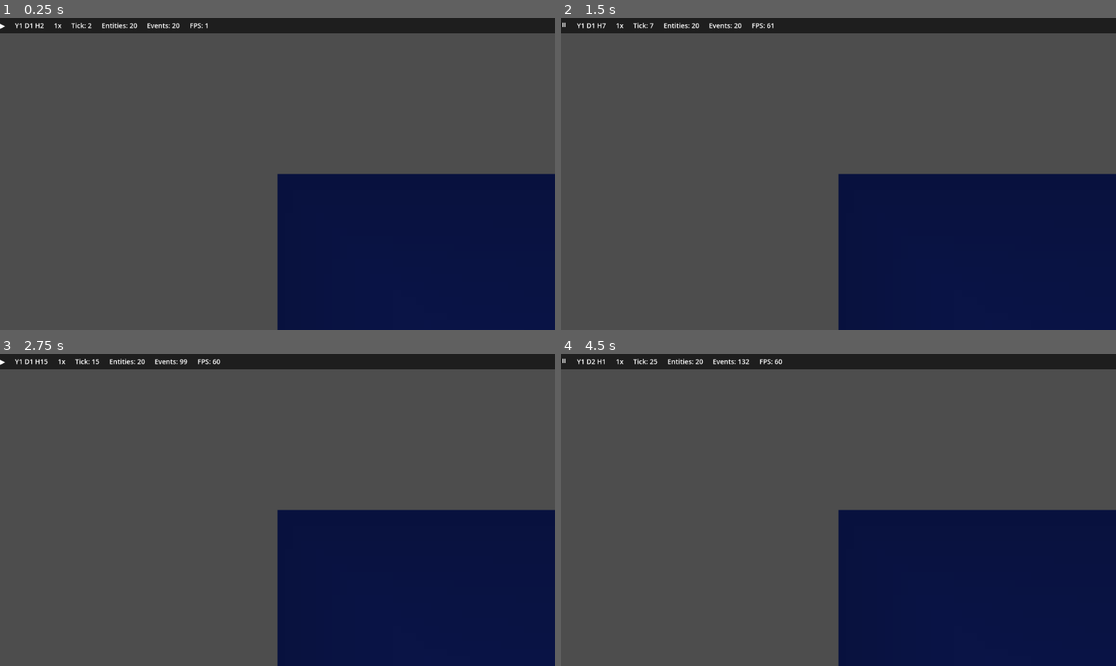
Above: before the commit, frames 1-4 (two rows, left to right).
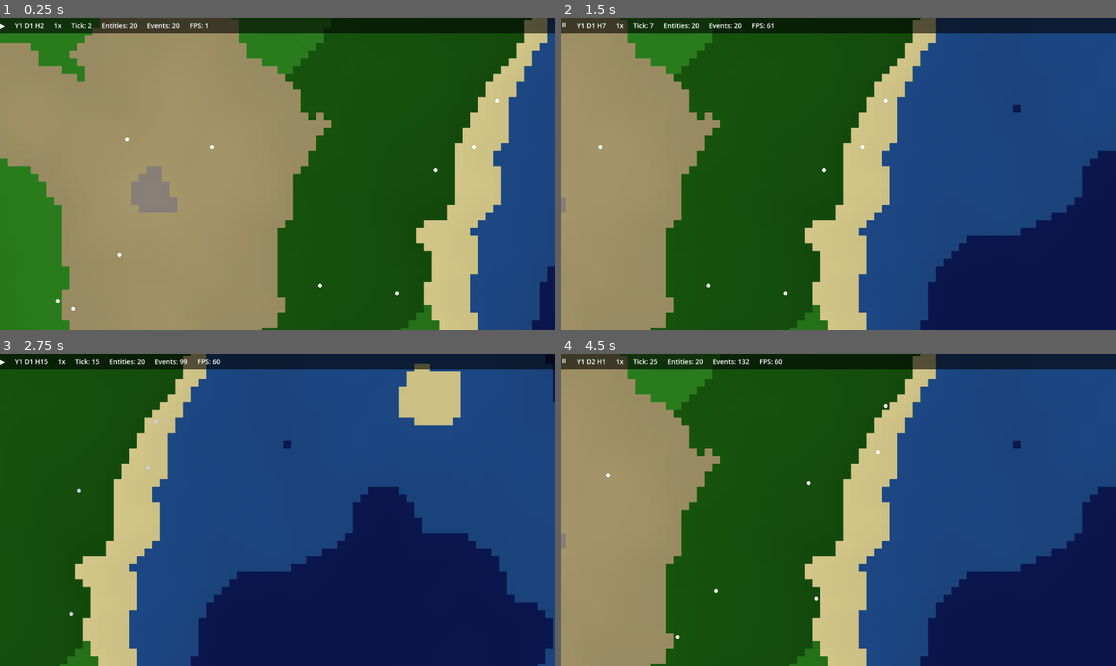
Above: after the commit, the same moments.

Repository: hyunlord/new-world
Game: Godot game, scene res://scenes/main/main.tscn
The game is run twice, just before and just after one commit, with the same random seed, the same clock (stepped at 60 frames per second) and the same inputs.
Inputs (mouse positions are in pixels of both pictures, inside the frame that each line leads up to):
- Up to frame 1 (0.25 s): no input
- Up to frame 2 (1.5 s): tap Enter at 0.5 s; move the mouse to (960, 158) at 0.52 s; hold D 0.53-1.25 s; click (960, 158) at 0.67 s; tap Space at 0.77 s; drag from (727, 189) to (810, 236) at 1.27 s
- Up to frame 3 (2.75 s): tap Space at 2 s; move the mouse to (333, 441) at 2.02 s; hold D from 2.03 s (still down)
- Up to frame 4 (4.5 s): release D at 2.75 s; drag from (810, 572) to (672, 463) at 2.77 s; tap Enter at 3.5 s; move the mouse to (1005, 556) at 3.52 s; hold A 3.53-4.25 s; tap Space at 3.77 s; drag from (672, 463) to (755, 432) at 4.27 s

The runs differ from the first frame. In frame 1, 98% of the frame differs, in the area x 0-100%, y 0-100%; in frame 2, 86%; in frame 3, 78%; in frame 4, 86%.
Error before the commit: Parse Error: Cannot infer the type of "zoom_delta" variable because the value doesn't have a set type. (res://scripts/ui/camera_controller.gd:44)

Commit message:
fix: explicit float type for zoom_delta (headless compat)
Co-Authored-By: Claude Opus 4.6 <noreply@anthropic.com>

Diff:
--- a/scripts/ui/camera_controller.gd
+++ b/scripts/ui/camera_controller.gd
@@ -41,7 +41,7 @@
 
 	# macOS trackpad: pinch zoom
 	if event is InputEventMagnifyGesture:
-		var zoom_delta := (event.factor - 1.0) * 0.5
+		var zoom_delta: float = (event.factor - 1.0) * 0.5
 		_zoom_at_mouse(zoom_delta)
 		get_viewport().set_input_as_handled()
 
